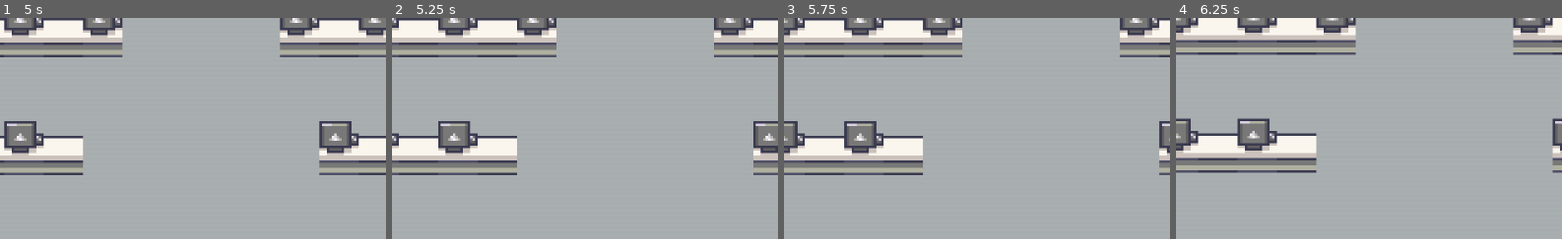
Above: before the commit, frames 1-4 (left to right).
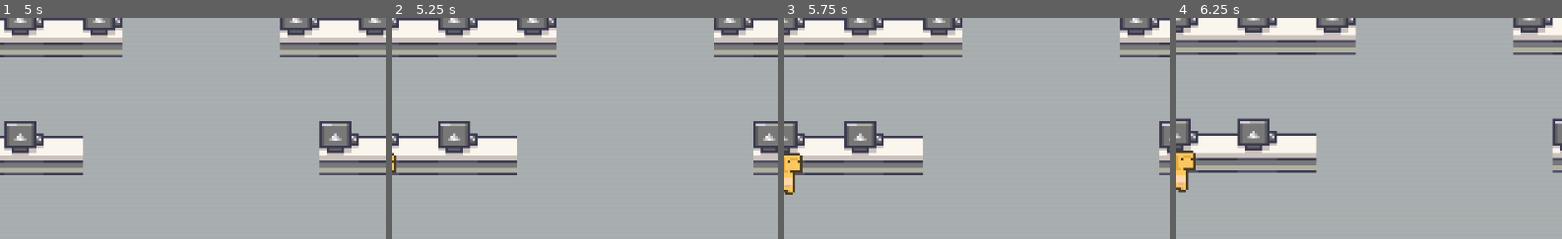
Above: after the commit, the same moments.

Repository: Raikosuu/Full-Tech-Panic_Public
Game: Godot game, scene res://scenes/main_menu.tscn
Two runs of this game, one before a commit and one after it. Both use one fixed random seed, a clock stepped at 60 frames per second and the inputs below.
Inputs (mouse positions are % of the whole screen's width and height, from its top left):
- Up to frame 1 (5 s): click "Play" at 0.5 s; move the mouse to (73, 45) at 1.27 s; hold D (move_right) 1.28-2 s; click (73, 45) at 1.42 s; drag from (31, 55) to (8, 37) at 2.02 s; move the mouse to (61, 28) at 2.77 s; hold D (move_right) 2.78-3.5 s; drag from (46, 70) to (31, 37) at 3.52 s; move the mouse to (82, 65) at 4.27 s; hold A (move_left) from 4.28 s (still down)
- Up to frame 2 (5.25 s): release A (move_left) at 5 s; drag from (20, 35) to (69, 37) at 5.02 s
- Up to frame 3 (5.75 s): no input
- Up to frame 4 (6.25 s): move the mouse to (56, 50) at 5.77 s; hold S (move_down) from 5.78 s (still down); click (56, 50) at 5.92 s
The pictures show only the part of the screen within x 0-50%, y 50-100%; the shares and areas given below are measured in that part.

Frame 1 is identical in both runs. In frame 2, 0.1% of the frame differs, in the area x 0-2%, y 60-71%; in frame 3, 0.7%; in frame 4, 0.8%, in the area x 0-6%, y 60-80%.

Commit message:
Revert "adjusted game view"
This reverts commit f28f03df287562792c68827e84ee64844666944d.

Diff:
--- a/scenes/game_scene.tscn
+++ b/scenes/game_scene.tscn
@@ -2539,12 +2539,10 @@
 [node name="game_scene" type="Node2D"]
 
 [node name="ground" type="TileMapLayer" parent="."]
-position = Vector2(645, 356)
 tile_map_data = PackedByteArray("AAD3////AgAMAAwAAAD4////AgAMAAwAAAD5////AgAMAAwAAAD6////AgAMAAwAAAD7////AgAMAAwAAAD8// …(4720 unchanged characters)…
 tile_set = SubResource("TileSet_kk2rg")
 
 [node name="comp_table" type="TileMapLayer" parent="."]
-position = Vector2(645, 356)
 tile_map_data = PackedByteArray("AAD///j/AAAAAA4AAAD///n/AAAAAA8AAAAAAPj/AAABAA4AAAAAAPn/AAABAA8AAAACAP3/AAADAAkAAAADAP …(688 unchanged characters)…
 tile_set = SubResource("TileSet_bw6k5")
 
@@ -2554,7 +2552,7 @@
 tile_set = SubResource("TileSet_y3j0m")
 
 [node name="player" parent="." instance=ExtResource("1_w5aja")]
-position = Vector2(645, 355)
+position = Vector2(0, -1)
 motion_mode = 1
 movement_speed = 120.0
 
@@ -2564,14 +2562,12 @@
 position_smoothing_enabled = true
 
 [node name="npc_handler" type="Node2D" parent="."]
-position = Vector2(645, 356)
 
 [node name="NavigationRegion2D" type="NavigationRegion2D" parent="."]
 visible = false
 navigation_polygon = SubResource("NavigationPolygon_y3j0m")
 
 [node name="comp_seats" type="Node2D" parent="."]
-position = Vector2(645, 356)
 
 [node name="seats" parent="comp_seats" groups=["computer_seats"] instance=ExtResource("5_rurhu")]
 position = Vector2(-138, -24)
@@ -2640,4 +2636,4 @@
 position = Vector2(120, 72)
 
 [node name="npc_spawn" parent="." instance=ExtResource("6_rurhu")]
-position = Vector2(528, 459)
+position = Vector2(-117, 103)
--- a/scenes/minigame1.tscn
+++ b/scenes/minigame1.tscn
@@ -9,17 +9,16 @@
 [node name="Minigame1" type="Node2D"]
 
 [node name="RAM_Module" parent="." instance=ExtResource("1_hyuno")]
-position = Vector2(558, 269)
+position = Vector2(0, -36)
 
 [node name="Camera2D" type="Camera2D" parent="."]
-position = Vector2(558, 305)
 zoom = Vector2(7, 7)
 
 [node name="Mother Board" type="ColorRect" parent="."]
-offset_left = 469.0
-offset_top = 348.0
-offset_right = 647.0
-offset_bottom = 391.0
+offset_left = -89.0
+offset_top = 43.0
+offset_right = 89.0
+offset_bottom = 86.0
 color = Color(3.4172833e-06, 0.7733686, 0.27711436, 1)
 
 [node name="StaticBody2D" type="StaticBody2D" parent="Mother Board"]
